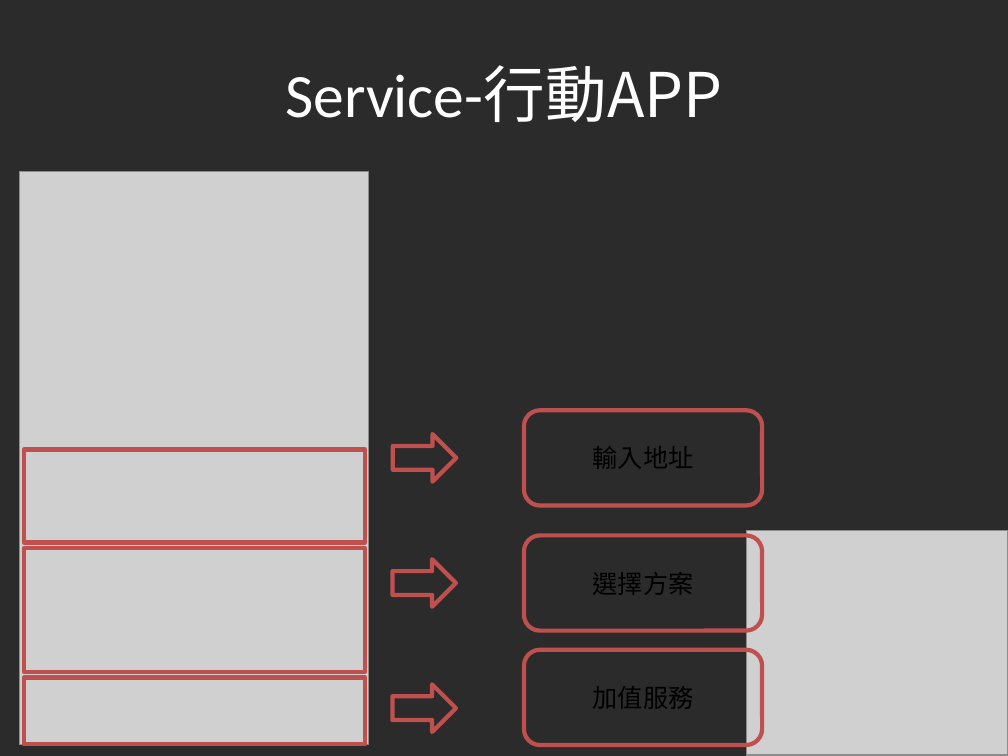
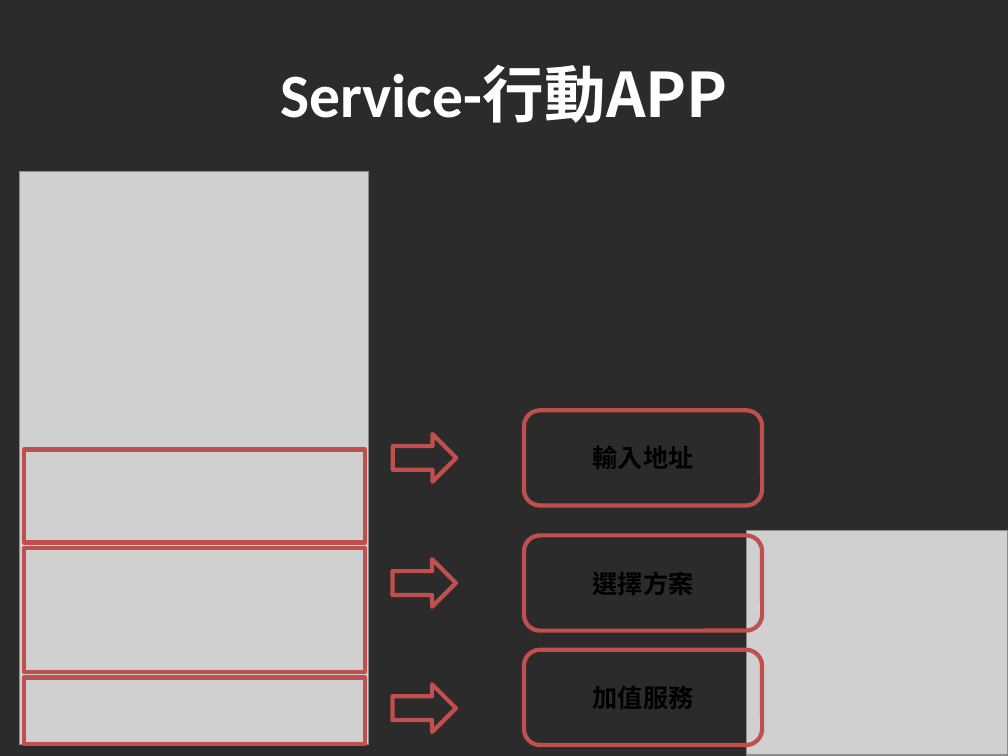
Before and after one commit to alex19891118/NTUB105, a slide deck: slide 9 of Kuma wash/N1046723_Kumawash.pptx. Drawn at 1008x756 pixels with LibreOffice and Linux fonts; fonts in the diff are those of the drawing; grey boxes stand for pictures; background and template pictures are left out; a plain dark background stands for a picture behind light text. Boxes give left, top, right and bottom in pixels: in the first picture for what was removed or moved away, otherwise in the second. Text is boxed around its words. In the diff, an @@ line names an element or a change of style, - is before the commit and + after.

```diff
--- a/Kuma wash/N1046723_Kumawash.pptx
+++ b/Kuma wash/N1046723_Kumawash.pptx
@@ title "Service-行動APP" at [280,66,728,123]: bold on @@
@@ rounded rectangle "選擇方案" at [524,535,762,630]: font Calibri to Noto Sans CJK SC, bold on @@
@@ rounded rectangle "加值服務" at [524,650,762,745]: font Calibri to Noto Sans CJK SC, bold on @@
```
Also in this commit, not shown: 16 other slides changed, 1 other file.
